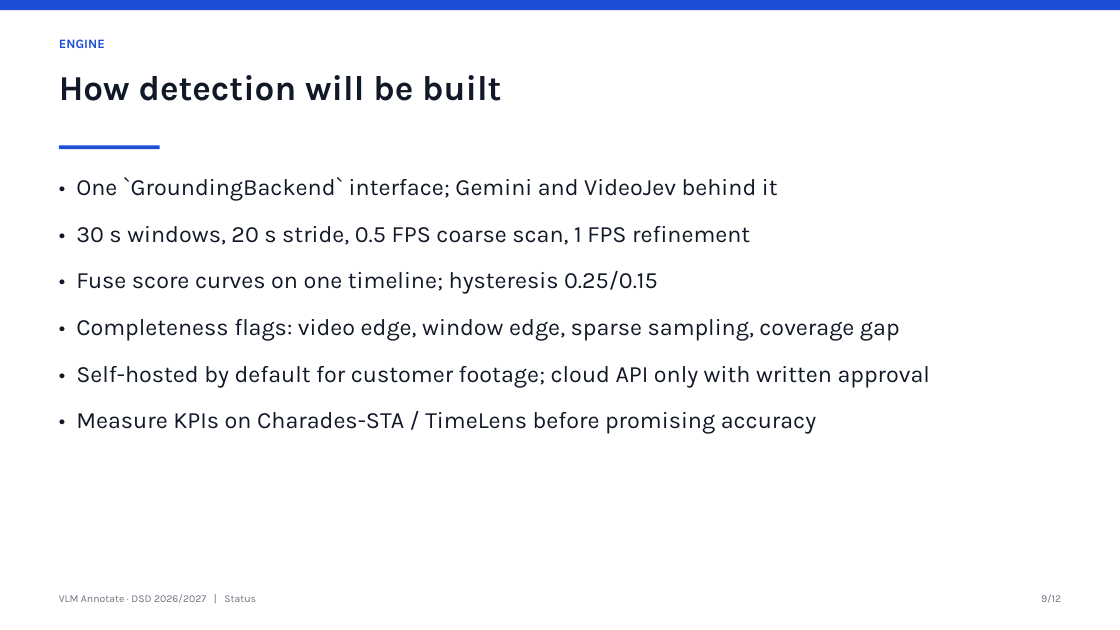
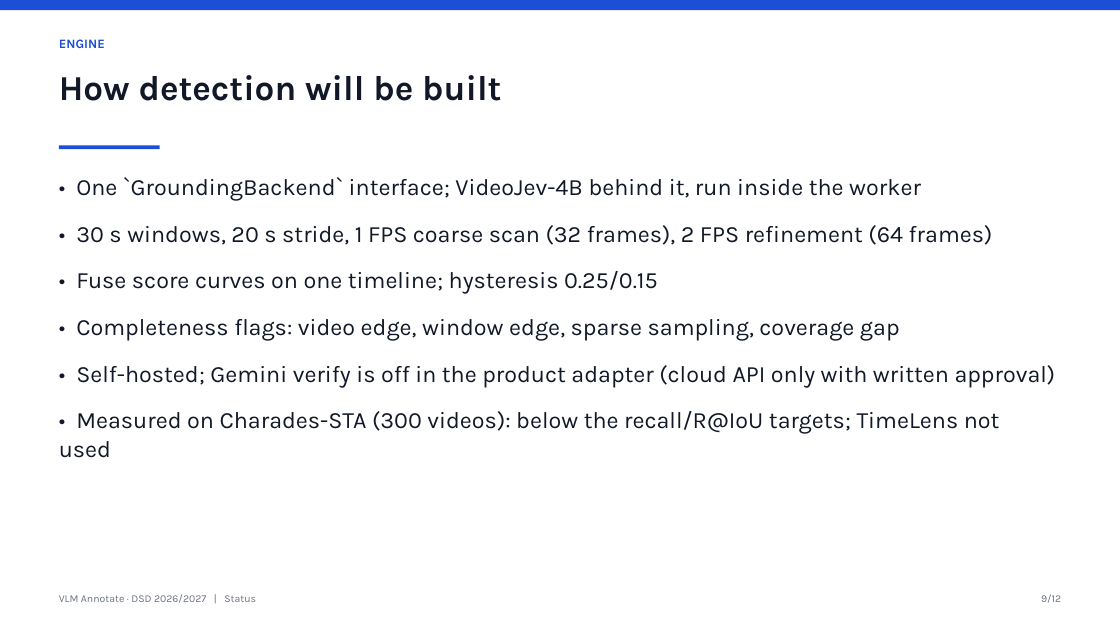
Before and after one commit to aslsumen/DSD---VLM-Annotate, a slide deck: slide 9 of presentations/03-status.pptx. Drawn at 1120x630 pixels with LibreOffice and Linux fonts; fonts in the diff are those of the drawing. Boxes give left, top, right and bottom in pixels: in the first picture for what was removed or moved away, otherwise in the second. Text is boxed around its words. In the diff, an @@ line names an element or a change of style, - is before the commit and + after.

Commit message:
docs: add min_event_score 0.5 Charades validation results, fix processing-time ratio, regenerate status deck
The earlier '1.3x video duration' was inverted: 22.6 s per ~30 s video is about 0.75x the duration.
Scan + refine (what the product adapter runs) is 0.66x at the new default.

```diff
--- a/presentations/03-status.pptx
+++ b/presentations/03-status.pptx
@@ text at [76, 177, 993, 245]: text changed @@
-• One `GroundingBackend` interface; Gemini and VideoJev behind it
-• 30 s windows, 20 s stride, 0.5 FPS coarse scan, 1 FPS refinement
+• One `GroundingBackend` interface; VideoJev-4B behind it, run inside the worker
+• 30 s windows, 20 s stride, 1 FPS coarse scan (32 frames), 2 FPS refinement (64 frames)
@@ text at [59, 365, 1056, 458]: text changed @@
-• Self-hosted by default for customer footage; cloud API only with written approval
-• Measure KPIs on Charades-STA / TimeLens before promising accuracy
+• Self-hosted; Gemini verify is off in the product adapter (cloud API only with written approval)
+• Measured on Charades-STA (300 videos): below the recall/R@IoU targets; TimeLens not used
```
Also in this commit, not shown: 7 other slides changed, 12 other files.
